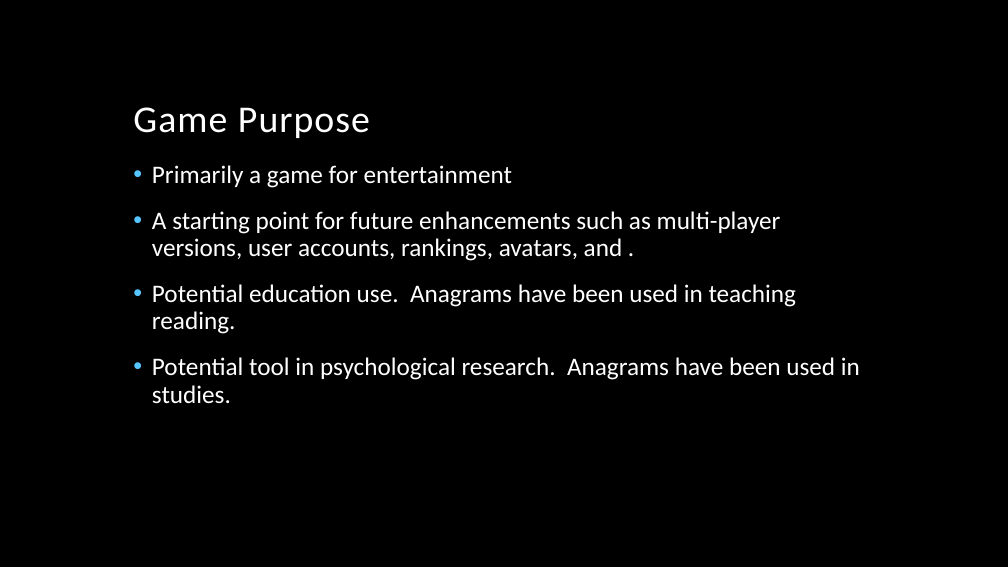
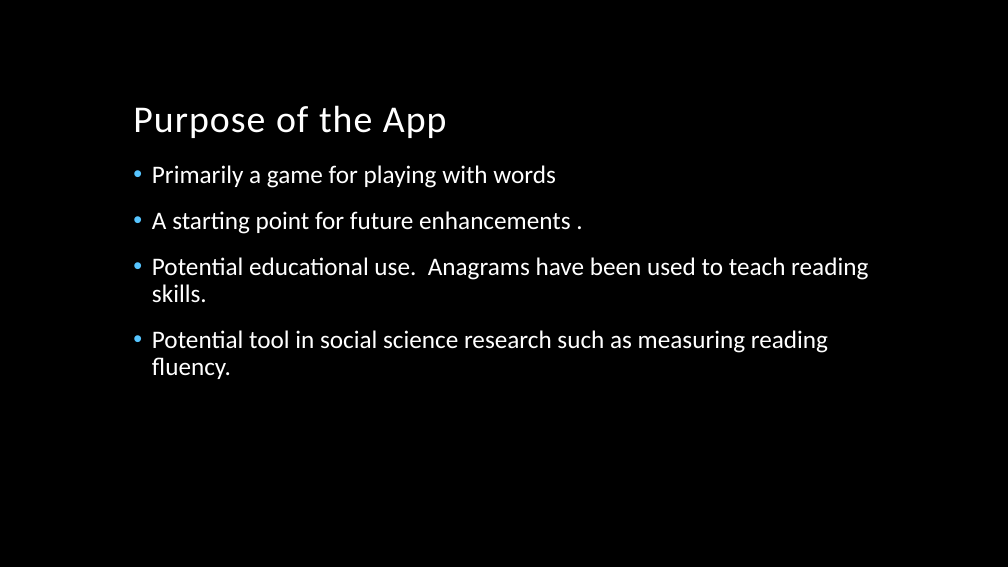
Before and after one commit to CoreyDH/Rangama, a slide deck: slide 4 of presentation/Anagram Presentation.pptx. Drawn at 1008x567 pixels with LibreOffice and Linux fonts; fonts in the diff are those of the drawing; background and template pictures are left out. Boxes give left, top, right and bottom in pixels: in the first picture for what was removed or moved away, otherwise in the second. Text is boxed around its words. In the diff, an @@ line names an element or a change of style, - is before the commit and + after.

```diff
--- a/presentation/Anagram Presentation.pptx
+++ b/presentation/Anagram Presentation.pptx
@@ title at (133,105,447,138): text changed @@
-Game Purpose
+Purpose of the App
@@ text at (152,165,868,379): text changed @@
-• Primarily a game for entertainment
-• A starting point for future enhancements such as multi-player versions, user accounts, rankings, avatars, and .
-• Potential education use. Anagrams have been used in teaching reading.
-• Potential tool in psychological research. Anagrams have been used in studies.
+• Primarily a game for playing with words
+• A starting point for future enhancements .
+• Potential educational use. Anagrams have been used to teach reading skills.
+• Potential tool in social science research such as measuring reading fluency.
```
Also in this commit, not shown: 3 other slides changed, 2 other files.
